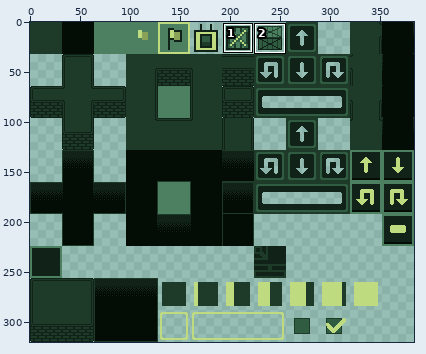
A pixel-art file gets an edit: KTM 3!/Assets/art/new tilemap.aseprite. The picture above shows the old version from afar; the outline marks the close-up.
Close-up. First the earlier version:
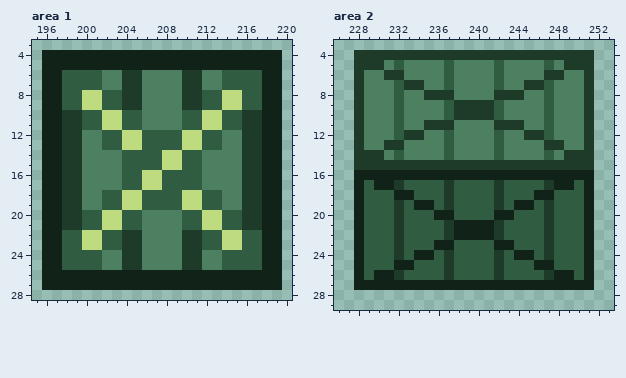
384x320 pixels, 1 frame. Shown: area 1: x 195..220, y 3..28; area 2: x 226..253, y 3..29. The commit also changed other parts of the picture, which this record leaves out.
After the commit:
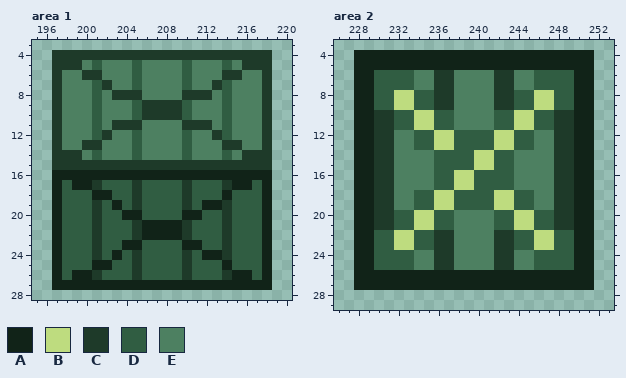
Palette (. is transparent): A #112318  B #bedc7f  C #1e3a29  D #305d42  E #4d8061
The exact change:
--- area 1
@@ x 195..220 @@
  3 ..........................
- 4 .AAAAAAAAAAAAAAAAAAAAAAAA.
- 5 .AAAAAAAAAAAAAAAAAAAAAAAA.
- 6 .AADDDDEECCEEEECCEEDDDDAA.
- 7 .AADDDDEECCEEEECCEEDDDDAA.
- 8 .AADDBBDDCCEEEECCDDBBDDAA.
- 9 .AADDBBDDCCEEEECCDDBBDDAA.
-10 .AACCDDBBDDEEEEDDBBDDCCAA.
-11 .AACCDDBBDDEEEEDDBBDDCCAA.
-12 .AACCEEDDBBDDDDBBDDEECCAA.
-13 .AACCEEDDBBDDDDBBDDEECCAA.
-14 .AACCEEEEDDDDBBDDEEEECCAA.
-15 .AACCEEEEDDDDBBDDEEEECCAA.
-16 .AACCEEEEDDBBDDDDEEEECCAA.
-17 .AACCEEEEDDBBDDDDEEEECCAA.
-18 .AACCEEDDBBDDDDBBDDEECCAA.
-19 .AACCEEDDBBDDDDBBDDEECCAA.
-20 .AACCDDBBDDEEEEDDBBDDCCAA.
-21 .AACCDDBBDDEEEEDDBBDDCCAA.
-22 .AADDBBDDCCEEEECCDDBBDDAA.
-23 .AADDBBDDCCEEEECCDDBBDDAA.
-24 .AADDDDEECCEEEECCEEDDDDAA.
-25 .AADDDDEECCEEEECCEEDDDDAA.
-26 .AAAAAAAAAAAAAAAAAAAAAAAA.
-27 .AAAAAAAAAAAAAAAAAAAAAAAA.
+ 4 ..CCCCCCCCCCCCCCCCCCCCCC..
+ 5 ..CCCEDEEEDEEEEDEEEDECCC..
+ 6 ..CEECCEEEDEEEEDEEECCEEC..
+ 7 ..CEEEDCEEDEEEEDEECDEEEC..
+ 8 ..CEEEDECCCEEEECCCEDEEEC..
+ 9 ..CEEEDEEEDCCCCDEEEDEEEC..
+10 ..CEEEDEEEDCCCCDEEEDEEEC..
+11 ..CEEEDECCCEEEECCCEDEEEC..
+12 ..CEEEDCEEDEEEEDEECDEEEC..
+13 ..CEECCEEEDEEEEDEEECCEEC..
+14 ..CCCEDEEEDEEEEDEEEDECCC..
+15 ..CCCCCCCCCCCCCCCCCCCCCC..
+16 ..AAAAAAAAAAAAAAAAAAAAAA..
+17 ..ADAACDDDCDDDDCDDDCAADA..
+18 ..ADDDAADDCDDDDCDDDADDDA..
+19 ..ADDDCDADCDDDDCDAACDDDA..
+20 ..ADDDCDDAADDDDAADDCDDDA..
+21 ..ADDDCDDDCAAAACDDDCDDDA..
+22 ..ADDDCDDDCAAAACDDDCDDDA..
+23 ..ADDDCDDAADDDDAADDCDDDA..
+24 ..ADDDCDADCDDDDCDAACDDDA..
+25 ..ADDDAADDCDDDDCDDDADDDA..
+26 ..ADAACDDDCDDDDCDDDCAADA..
+27 ..AAAAAAAAAAAAAAAAAAAAAA..
 28 ..........................
--- area 2
@@ x 226..253 @@
  3 ............................
- 4 ..CCCCCCCCCCCCCCCCCCCCCCCC..
- 5 ..CCCEDEEEEDEEEEDEEEEDECCC..
- 6 ..CEECCEEEEDEEEEDEEEECCEEC..
- 7 ..CEEEDCCEEDEEEEDEECCDEEEC..
- 8 ..CEEEDEECCCEEEECCCEEDEEEC..
- 9 ..CEEEDEEEEDCCCCDEEEEDEEEC..
-10 ..CEEEDEEEEDCCCCDEEEEDEEEC..
-11 ..CEEEDEECCCEEEECCCEEDEEEC..
-12 ..CEEEDCCEEDEEEEDEECCDEEEC..
-13 ..CEECCEEEEDEEEEDEEEECCEEC..
-14 ..CCCEDEEEEDEEEEDEEEEDECCC..
-15 ..CCCCCCCCCCCCCCCCCCCCCCCC..
-16 ..AAAAAAAAAAAAAAAAAAAAAAAA..
-17 ..ADAACDDDDCDDDDCDDDDCAADA..
-18 ..ADDDAADDDCDDDDCDDDAADDDA..
-19 ..ADDDCDAADCDDDDCDAADCDDDA..
-20 ..ADDDCDDDAADDDDAADDDCDDDA..
-21 ..ADDDCDDDDCAAAACDDDDCDDDA..
-22 ..ADDDCDDDDCAAAACDDDDCDDDA..
-23 ..ADDDCDDDAADDDDAADDDCDDDA..
-24 ..ADDDCDAADCDDDDCDAADCDDDA..
-25 ..ADDDAADDDCDDDDCDDDAADDDA..
-26 ..ADAACDDDDCDDDDCDDDDCAADA..
+ 4 ..AAAAAAAAAAAAAAAAAAAAAAAA..
+ 5 ..AAAAAAAAAAAAAAAAAAAAAAAA..
+ 6 ..AADDDDEECCEEEECCEEDDDDAA..
+ 7 ..AADDDDEECCEEEECCEEDDDDAA..
+ 8 ..AADDBBDDCCEEEECCDDBBDDAA..
+ 9 ..AADDBBDDCCEEEECCDDBBDDAA..
+10 ..AACCDDBBDDEEEEDDBBDDCCAA..
+11 ..AACCDDBBDDEEEEDDBBDDCCAA..
+12 ..AACCEEDDBBDDDDBBDDEECCAA..
+13 ..AACCEEDDBBDDDDBBDDEECCAA..
+14 ..AACCEEEEDDDDBBDDEEEECCAA..
+15 ..AACCEEEEDDDDBBDDEEEECCAA..
+16 ..AACCEEEEDDBBDDDDEEEECCAA..
+17 ..AACCEEEEDDBBDDDDEEEECCAA..
+18 ..AACCEEDDBBDDDDBBDDEECCAA..
+19 ..AACCEEDDBBDDDDBBDDEECCAA..
+20 ..AACCDDBBDDEEEEDDBBDDCCAA..
+21 ..AACCDDBBDDEEEEDDBBDDCCAA..
+22 ..AADDBBDDCCEEEECCDDBBDDAA..
+23 ..AADDBBDDCCEEEECCDDBBDDAA..
+24 ..AADDDDEECCEEEECCEEDDDDAA..
+25 ..AADDDDEECCEEEECCEEDDDDAA..
+26 ..AAAAAAAAAAAAAAAAAAAAAAAA..
 27 ..AAAAAAAAAAAAAAAAAAAAAAAA..
